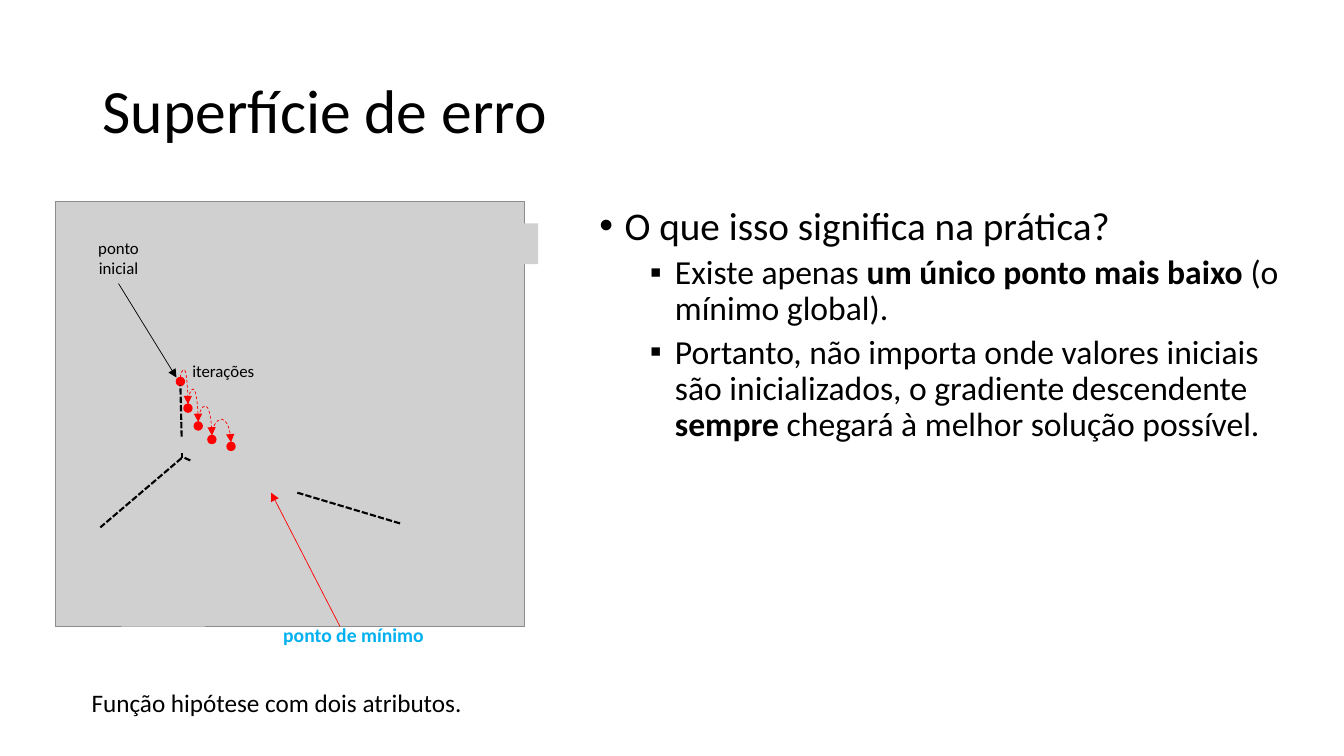
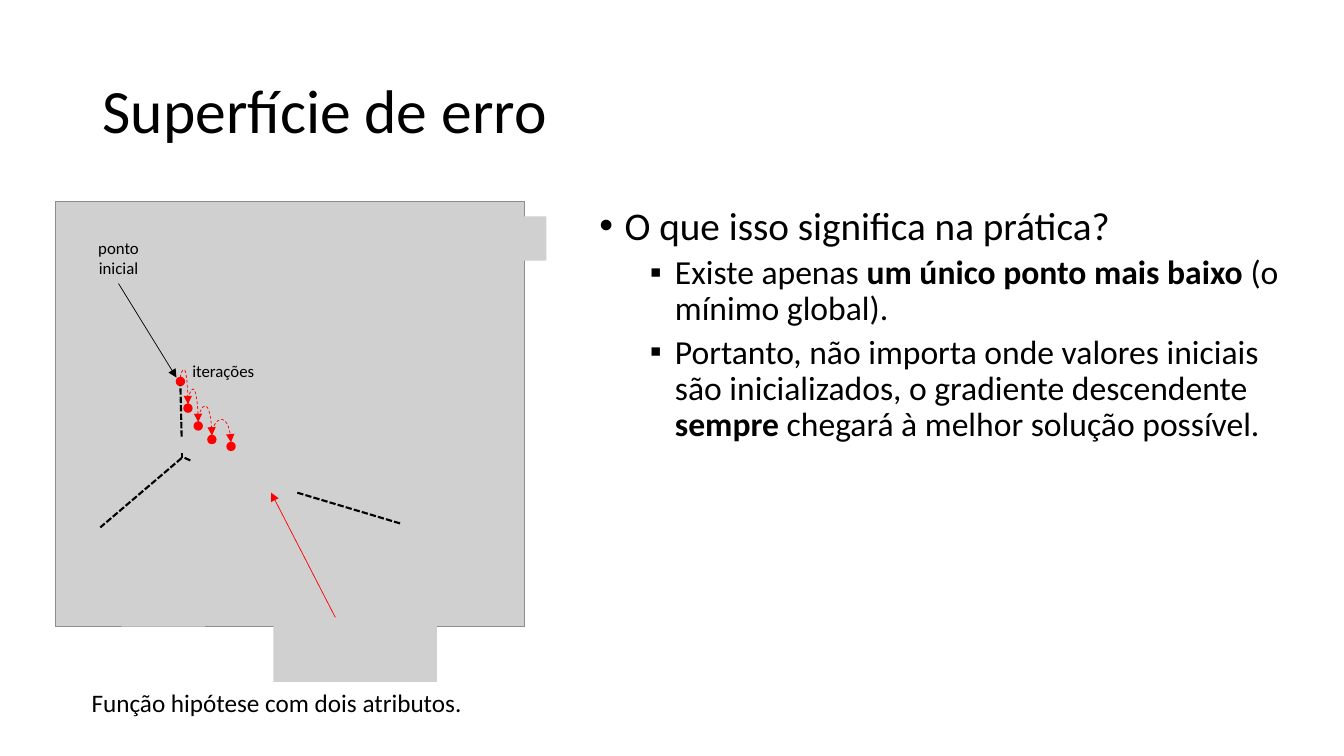
Before and after one commit to zz4fap/c24_inteligencia_artificial, a slide deck: slide 23 of slides/C24_Regressão.pptx (slide 22 before the commit). Drawn at 1344x756 pixels with LibreOffice and Linux fonts; fonts in the diff are those of the drawing; grey boxes stand for pictures. Boxes give left, top, right and bottom in pixels: in the first picture for what was removed or moved away, otherwise in the second. Text is boxed around its words. In the diff, an @@ line names an element or a change of style, - is before the commit and + after.

```diff
--- a/slides/C24_Regressão.pptx
+++ b/slides/C24_Regressão.pptx
@@ picture: place and size @@
-picture at (453,224,538,264)
+picture at (462,217,547,261)
@@ picture added at (273,618,437,683) @@
@@ text removed at (283,625,424,645) @@
-ponto de mínimo
```
Also in this commit, not shown: 11 other slides changed, 4 slides added, 4 slides removed.
